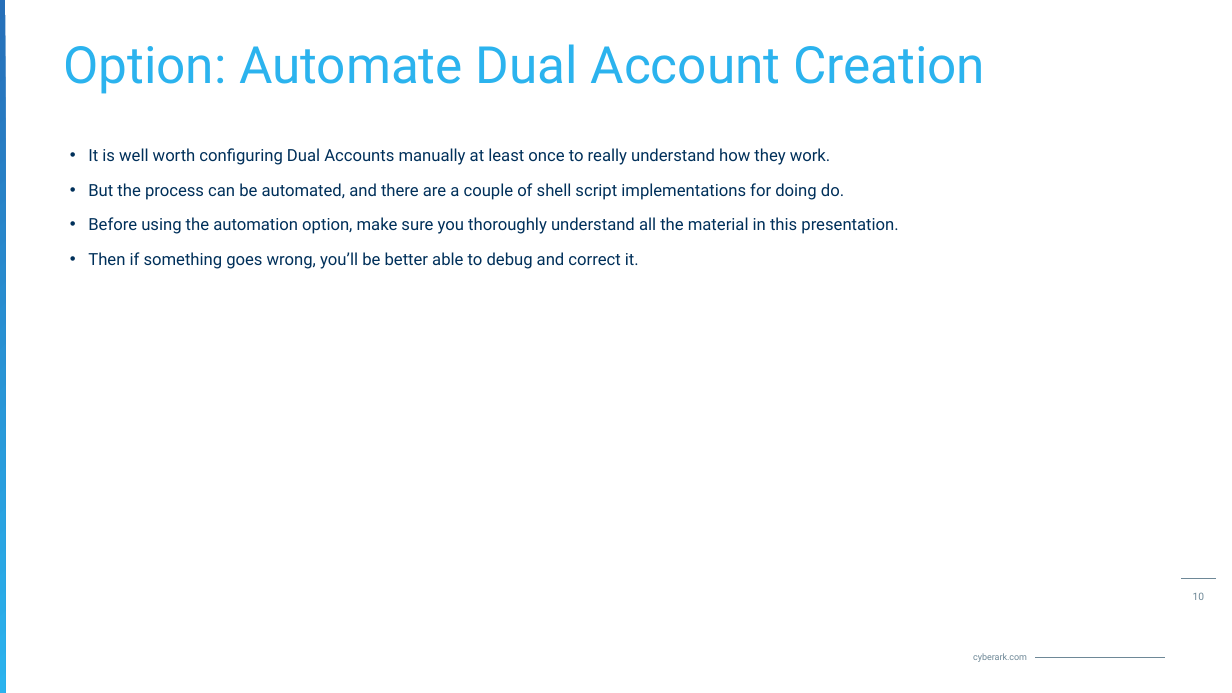
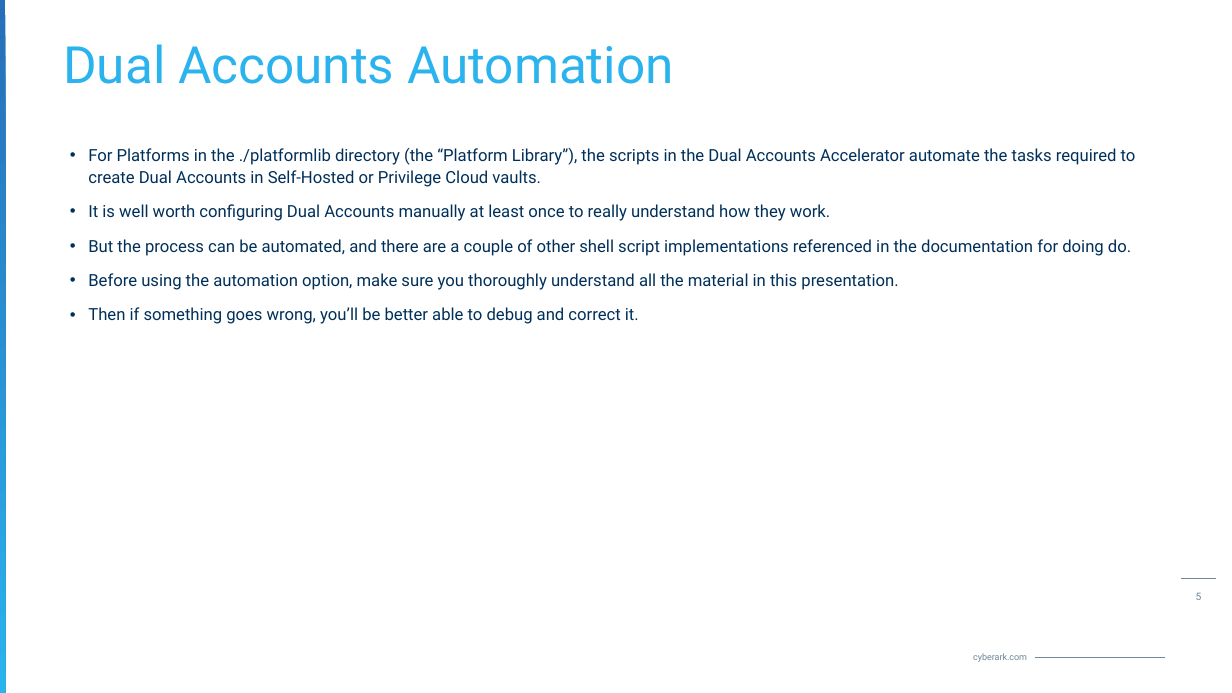
Before and after one commit to jodyhuntatx/cybrsm-demos, a slide deck: slide 5 of DUAL_ACCOUNTS_demo/DualAccounts-Explained-230814JH.pptx (slide 10 before the commit). Drawn at 1232x693 pixels with LibreOffice and Linux fonts; fonts in the diff are those of the drawing; background and template pictures are left out. Boxes give left, top, right and bottom in pixels: in the first picture for what was removed or moved away, otherwise in the second. Text is boxed around its words. In the diff, an @@ line names an element or a change of style, - is before the commit and + after.

```diff
--- a/DUAL_ACCOUNTS_demo/DualAccounts-Explained-230814JH.pptx
+++ b/DUAL_ACCOUNTS_demo/DualAccounts-Explained-230814JH.pptx
@@ title at [63, 44, 674, 84]: text changed @@
-Option: Automate Dual Account Creation
+Dual Accounts Automation
@@ text at [88, 148, 1136, 187]: paragraph added @@
+• For Platforms in the ./platformlib directory (the “Platform Library”), the scripts in the Dual Accounts Accelerator automate the tasks required to create Dual Accounts in Self-Hosted or Privilege Cloud vaults.
@@ text at [88, 239, 1131, 256]: text changed @@
-• But the process can be automated, and there are a couple of shell script implementations for doing do.
+• But the process can be automated, and there are a couple of other shell script implementations referenced in the documentation for doing do.
@@ page number at [1196, 592, 1202, 600]: text changed @@
-10
+5
```
Also in this commit, not shown: 3 other slides changed, 25 other files.
